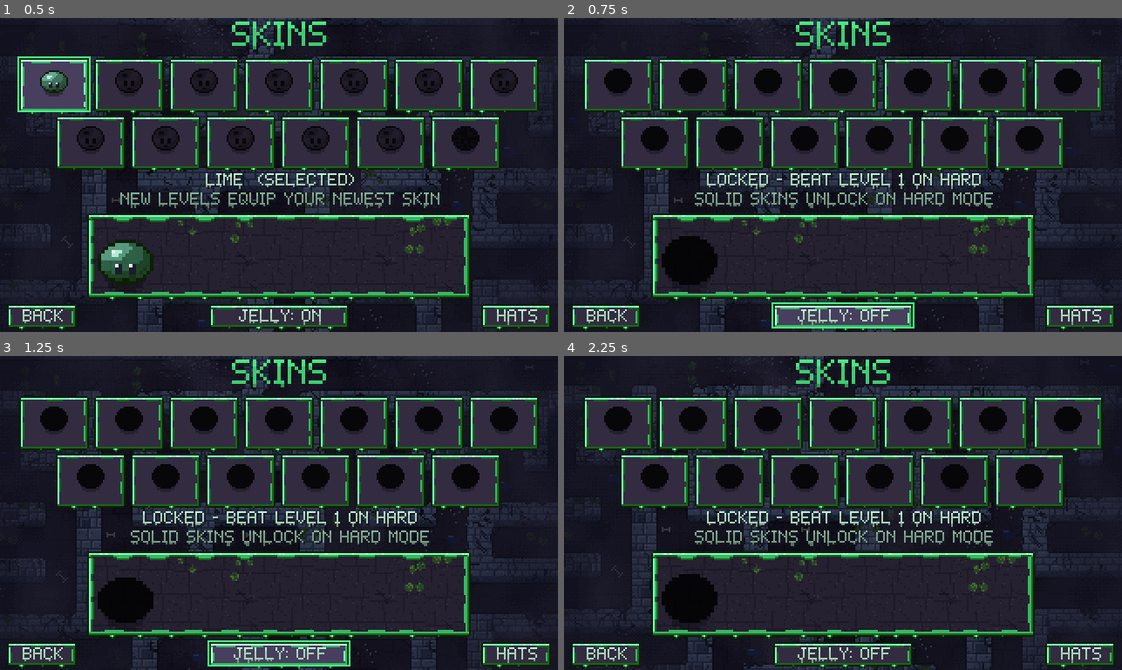
Above: before the commit, frames 1-4 (two rows, left to right).
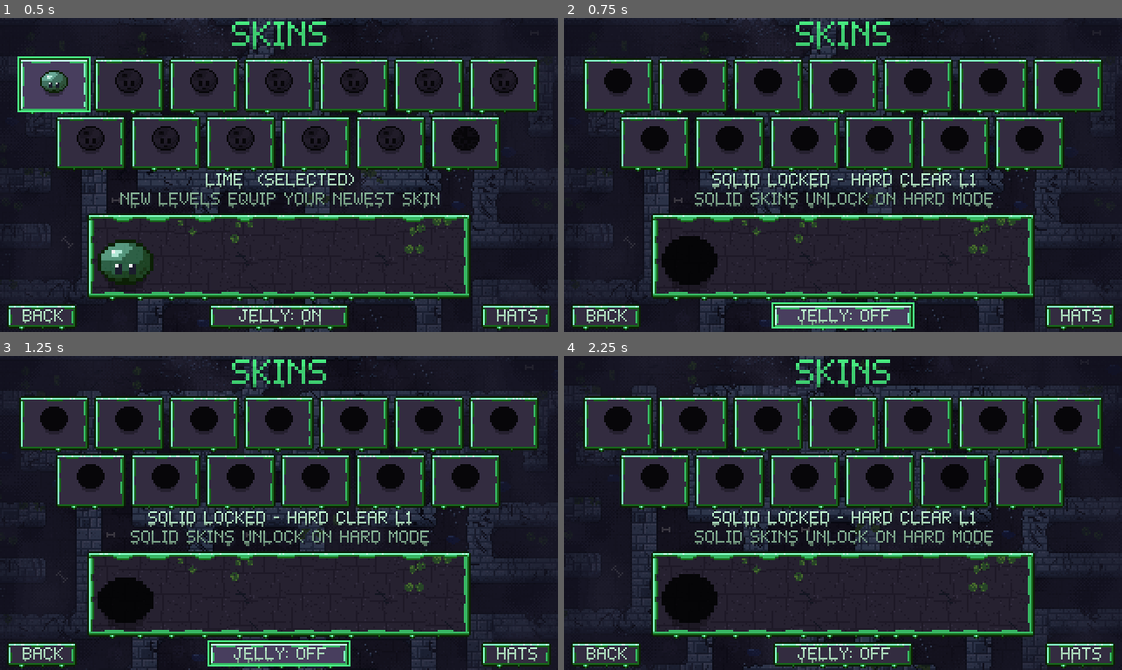
Above: after the commit, the same moments.

Repository: AveryBlue-GD/slime-time
Game: Godot game, scene res://scenes/skins.tscn
Two runs of this game, one before a commit and one after it. Both use one fixed random seed, a clock stepped at 60 frames per second and the inputs below. This scene is started directly instead of the project's main scene.
Inputs (mouse positions are in pixels of both pictures, inside the frame that each line leads up to):
- Up to frame 1 (0.5 s): no input
- Up to frame 2 (0.75 s): click "JELLY: ON" at 0.5 s
- Up to frame 3 (1.25 s): no input
- Up to frame 4 (2.25 s): click "JELLY: OFF" at 1.25 s; tap Enter at 2 s; move the mouse to (965, 497) at 2.02 s; hold D (move_right) from 2.03 s (still down); tap F (interact) at 2.1 s; click (965, 497) at 2.17 s

Frame 1 is identical in both runs. In frame 2, 1.2% of the frame differs, in the area x 25-75%, y 49-55%; in frame 3, 1.2%; in frame 4, 1.1%.

Commit message:
Skins screen: JELLY toggle swaps the worn skin to its other version when unlocked; locked shows SOLID LOCKED hint
Co-Authored-By: Claude Sonnet 5.5 <noreply@anthropic.com>

Diff:
--- a/scripts/ui/skins_screen.gd
+++ b/scripts/ui/skins_screen.gd
@@ -159,6 +159,13 @@
 ## JELLY ON / OFF: shows the other version of every skin.
 func _toggle_jelly() -> void:
 	view_jelly = not view_jelly
+	# The worn skin follows the switch when its other version is unlocked; otherwise it stays
+	# as it is and the status line says the other version is still locked (_refresh).
+	var worn: String = Progress.selected_skin
+	if view_jelly != Progress.jelly and Progress.is_skin_unlocked(worn, view_jelly):
+		Progress.select_skin(worn, view_jelly)
+		skin_text.recolor()
+		(big_preview.material as ShaderMaterial).set_shader_parameter("translucency", 1.0 if Progress.jelly else 0.0)
 	_fill_skin_grid()
 	_refresh()
 	jelly_button.grab_focus()
@@ -266,7 +273,7 @@
 	var worn_here: bool = view_jelly == Progress.jelly
 	if not Progress.is_skin_unlocked(id, view_jelly):
 		if not view_jelly:
-			status.text = "LOCKED - BEAT LEVEL %d ON HARD" % Skins.solid_level(id)
+			status.text = "SOLID LOCKED - HARD CLEAR L%d" % Skins.solid_level(id)
 		elif id == Skins.RAINBOW:
 			status.text = "LOCKED - FIND EVERY COIN (%d/%d)" % [Progress.coins_earned(), Levels.total_coins()]
 		elif id == Skins.STOPWATCH:
--- a/tests/test_feedback.gd
+++ b/tests/test_feedback.gd
@@ -89,7 +89,7 @@
 	_check(skins.jelly_button.text == "JELLY: OFF" and not progress.is_skin_unlocked("mint", false),
 		"JELLY OFF shows the solid skins: locked until their level is beaten on hard")
 	skins._on_tile("mint")
-	_check("BEAT LEVEL 1 ON HARD" in skins.status.text and progress.jelly, "...it says which hard level unlocks it (%s)" % skins.status.text)
+	_check("HARD CLEAR L1" in skins.status.text and progress.jelly, "...it says which hard level unlocks it (%s)" % skins.status.text)
 	progress.hard_cleared.assign([1, 2])
 	skins._on_tile("mint")
 	_check(progress.selected_skin == "mint" and not progress.jelly, "beating the level on hard unlocks it, and picking it wears it solid")
--- /dev/null
+++ b/tests/test_jelly_swap.gd
@@ -0,0 +1,81 @@
+extends SceneTree
+
+## The skins screen's JELLY switch swaps the worn skin to its other version (same skin id) when
+## that version is unlocked; if it is locked the worn skin stays and the status line says so.
+## Dev mode (everything unlocked) always swaps. The choice survives a save/load.
+## Run: ./tools/godot.sh --path . --headless --fixed-fps 60 --quit-after 30000 -s res://tests/test_jelly_swap.gd
+
+var failures := 0
+var progress: Node
+
+
+func _initialize() -> void:
+	await process_frame
+	progress = root.get_node("Progress")
+	progress.saving_enabled = true
+	progress.save_path = "user://test_save_swap.cfg"
+	progress.dev_tools = false
+	progress.levels_cleared = 3
+	progress.hard_cleared.assign([1, 2])
+	progress.select_skin("mint", true)
+
+	# Both versions of mint unlocked: the toggle swaps in place.
+	var screen := await _open()
+	screen.jelly_button.pressed.emit()
+	_check(progress.selected_skin == "mint" and not progress.jelly and Skins.jelly == false, "both unlocked: JELLY OFF wears solid mint")
+	_check(screen.jelly_button.text == "JELLY: OFF", "JELLY label flips")
+	_check((screen.big_preview.material as ShaderMaterial).get_shader_parameter("translucency") == 0.0, "...previews solid")
+	screen.jelly_button.pressed.emit()
+	_check(progress.selected_skin == "mint" and progress.jelly, "...and back to jelly mint")
+	screen.free()
+
+	# Save and load keep the swapped version.
+	progress.select_skin("mint", false)
+	progress.save_progress()
+	progress.set_jelly(true)
+	progress.selected_skin = "lime"
+	progress.load_progress()
+	_check(progress.selected_skin == "mint" and not progress.jelly, "save/load keeps solid mint")
+
+	# Only the jelly version unlocked (ocean solid needs hard L3): the worn skin stays.
+	progress.select_skin("ocean", true)
+	screen = await _open()
+	screen.jelly_button.pressed.emit()
+	_check(progress.selected_skin == "ocean" and progress.jelly, "only jelly unlocked: still wearing jelly ocean")
+	_check("SOLID LOCKED - HARD CLEAR L3" in screen.status.text, "...signalled locked (%s)" % screen.status.text)
+	screen.free()
+
+	# Only the solid version unlocked (rainbow jelly needs every coin; solid needs hard L10).
+	progress.hard_cleared.assign([1, 2, 10])
+	progress.select_skin(Skins.RAINBOW, false)
+	_check(progress.selected_skin == Skins.RAINBOW and not progress.jelly, "setup: solid rainbow worn")
+	screen = await _open()
+	screen.jelly_button.pressed.emit()
+	_check(progress.selected_skin == Skins.RAINBOW and not progress.jelly, "jelly locked: stays solid rainbow")
+	_check("LOCKED" in screen.status.text, "...signalled locked (%s)" % screen.status.text)
+	screen.free()
+
+	# Dev mode: everything is unlocked, so the toggle always swaps.
+	progress.dev_tools = true
+	progress.select_skin("ember", true)
+	screen = await _open()
+	screen.jelly_button.pressed.emit()
+	_check(progress.selected_skin == "ember" and not progress.jelly, "dev mode swaps to solid ember")
+	screen.free()
+
+	DirAccess.remove_absolute(ProjectSettings.globalize_path("user://test_save_swap.cfg"))
+	print("RESULT: %s" % ("PASS" if failures == 0 else "FAIL (%d)" % failures))
+	quit(1 if failures else 0)
+
+
+func _open() -> Control:
+	var screen: Control = load("res://scenes/skins.tscn").instantiate()
+	root.add_child(screen)
+	await process_frame
+	return screen
+
+
+func _check(ok: bool, what: String) -> void:
+	if not ok:
+		failures += 1
+	print("%s: %s" % ["ok" if ok else "FAIL", what])
